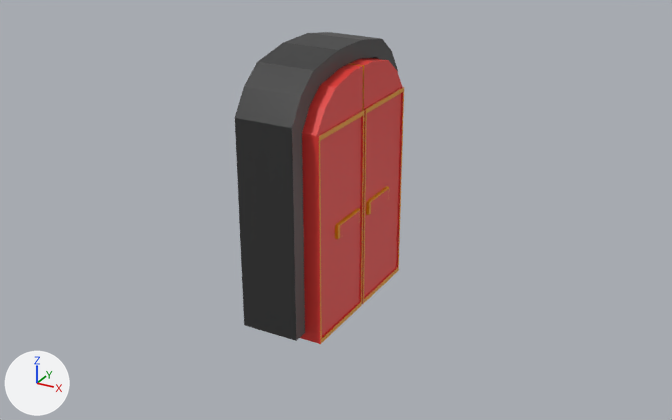
What one commit did to the FBX model Assets/Models/door.fbx.
Rendered twice from a 50 mm camera at (4.8, -8.44, 5.25) aimed at (0.15, 0.02, 1.02). Every picture has the same lights, and +X, +Y and +Z are marked at lower left. Where no turn or scale is listed for an object, it has been applied to the vertices. Vertices at the same position are counted once.
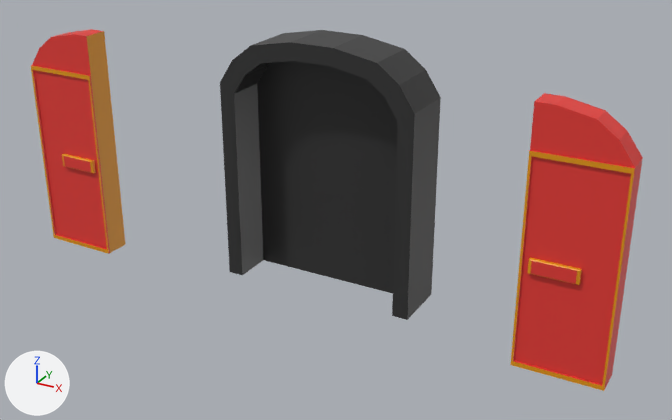
Where the newer file only moved an object's origin or applied its transform, the numbers keep the older frame.

Diff of the bpy script that builds the scene:
```diff
--- a/Assets/Models/door.fbx.py
+++ b/Assets/Models/door.fbx.py
@@ me_cube_002 @@
 me_cube_002.from_pydata(...)  # 44 vertices, 33 faces; spans x -0.33..0.33, y -1.19..1.19, z -1.19..1.74
 # used by ob_cube_002; location = (0.0, 0.0, 1.194)
+# me_cube_002 part 4: the whole mesh is turned -90 degrees about the z axis through its middle, then moved by (0.0, 0.1, 0.01)
 me_cube_002.materials.append(mat_material_001)
@@ me_cube_003 @@
 me_cube_003.from_pydata(...)  # 48 vertices, 41 faces; spans x 0.0..0.34, y -0.96..0.01, z 0.0..2.82
 # used by ob_cube; location = (0.19, 0.973, -0.089)
+# me_cube_003 part 5: the whole mesh is turned -90 degrees about the z axis through its middle, then moved by (2.55, -0.73, 0.0)
 me_cube_003.materials.append(mat_material_002)
@@ me_cube_007 @@
 me_cube_007.from_pydata(...)  # 48 vertices, 41 faces; spans x 0.0..2.31, y -2.06..0.02, z 0.0..2.82
 # used by ob_cube_001; location = (0.19, -0.973, -0.089); rotation_euler = (0.0, -3.142, 0.0), in degrees (0, -180, 0); scale = (-0.149, -0.467, -1.0)
 # verts and faces of me_cube_007; kept vertices keep their numbers, new ones are numbered from 48
+# me_cube_007 part 1: the loose piece of 32 vertices spanning x 0.0..2.15, y -2.06..0.02, z 0.0..2.82 is multiplied about the mesh origin by the matrix ((-14.918, 0.0, 0.0), (0.0, 0.0, 100.0), (0.0, -46.664, 0.0))
+# me_cube_007 part 2: the loose piece of 12 vertices spanning x 1.23..2.31, y -1.86..-0.76, z 1.09..1.25 is deleted
+# me_cube_007 part 3
+verts[48] = (-33.41, 109.42, 86.59)  # pixel (93, 173)
+verts[49] = (-33.41, 125.35, 86.59)  # pixel (92, 161)
+verts[50] = (-33.41, 109.42, 35.41)  # pixel (63, 166)
+verts[51] = (-33.41, 125.35, 35.41)  # pixel (61, 154)
+for new, old in zip([*range(52, 56)], [*range(48, 52)]): verts[new] = verts[old] + (14.99, 0.0, 0.0)
+verts[56] = (-26.59, 124.42, 83.54)
+verts[57] = (-26.59, 145.71, 83.54)
+verts[58] = (-26.59, 124.42, 58.22)
+verts[59] = (-26.59, 145.71, 58.22)
+verts[60] = (-34.4, 110.41, 83.41)  # pixel (91, 172)
+verts[61] = (-34.4, 124.36, 83.41)  # pixel (90, 162)
+verts[62] = (-34.4, 110.41, 38.59)  # pixel (64, 166)
+verts[63] = (-34.4, 124.36, 38.59)  # pixel (63, 155)
+faces += [(56, 58, 59, 57), (52, 53, 55, 54), (60, 62, 63, 61)]  # mat_material_005 (red #e73a34)
+faces += [(48, 49, 53, 52), (49, 51, 55, 53), (50, 54, 55, 51), (50, 51, 63, 62), (48, 50, 62, 60), (49, 61, 63, 51)]  # mat_material_004 (orange #e79800)
+faces += [(48, 60, 61, 49), (48, 52, 54, 50)]  # mat_material_004 (orange #e79800)
 me_cube_007.materials.append(mat_material_005)
@@ ob_cube_001 @@
 ob_cube_001 = bpy.data.objects.new('Cube.001', me_cube_007)
-ob_cube_001.location = (0.19, -0.973, -0.089)
-ob_cube_001.rotation_euler = (0.0, -3.142, 0.0)  # degrees (0, -180, 0)
-ob_cube_001.scale = (-0.149, -0.467, -1.0)
+ob_cube_001.location = (-3.919, -0.063, -0.089)
+ob_cube_001.rotation_euler = (1.571, 0.0, 1.558)  # degrees (90, 0, 89)
+ob_cube_001.scale = (0.01, 0.01, 0.01)
```

Pixel boxes [x1, y1, x2, y2] of what changed, in the pictures (672 x 420 px; the box of a moved part takes in the faces that stretch with it):
'Cube.002', mesh turned
    before: [235, 32, 398, 341]
    after: [220, 30, 441, 320]
'Cube', mesh turned
    before: [349, 58, 404, 304]
    after: [510, 93, 643, 391]
'Cube.001', reshaped, moved, turned, rescaled
    before: [300, 64, 364, 344]
    after: [31, 29, 125, 254]
part 1 of me_cube_007, moved or reshaped
    before: [300, 64, 364, 344]
    after: [31, 29, 125, 254]
part 2 of me_cube_007, deleted
    before: [335, 208, 360, 239]
part 3 of me_cube_007, added
    after: [62, 154, 96, 173]
